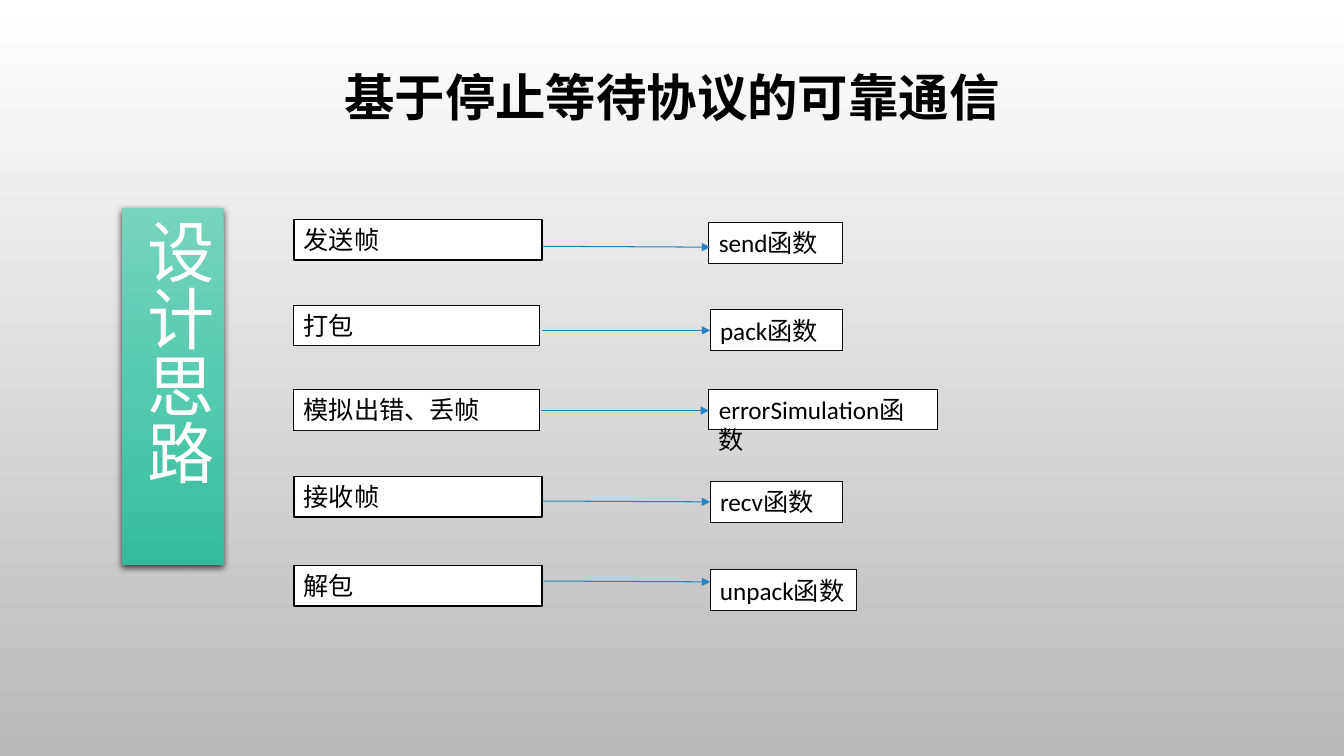
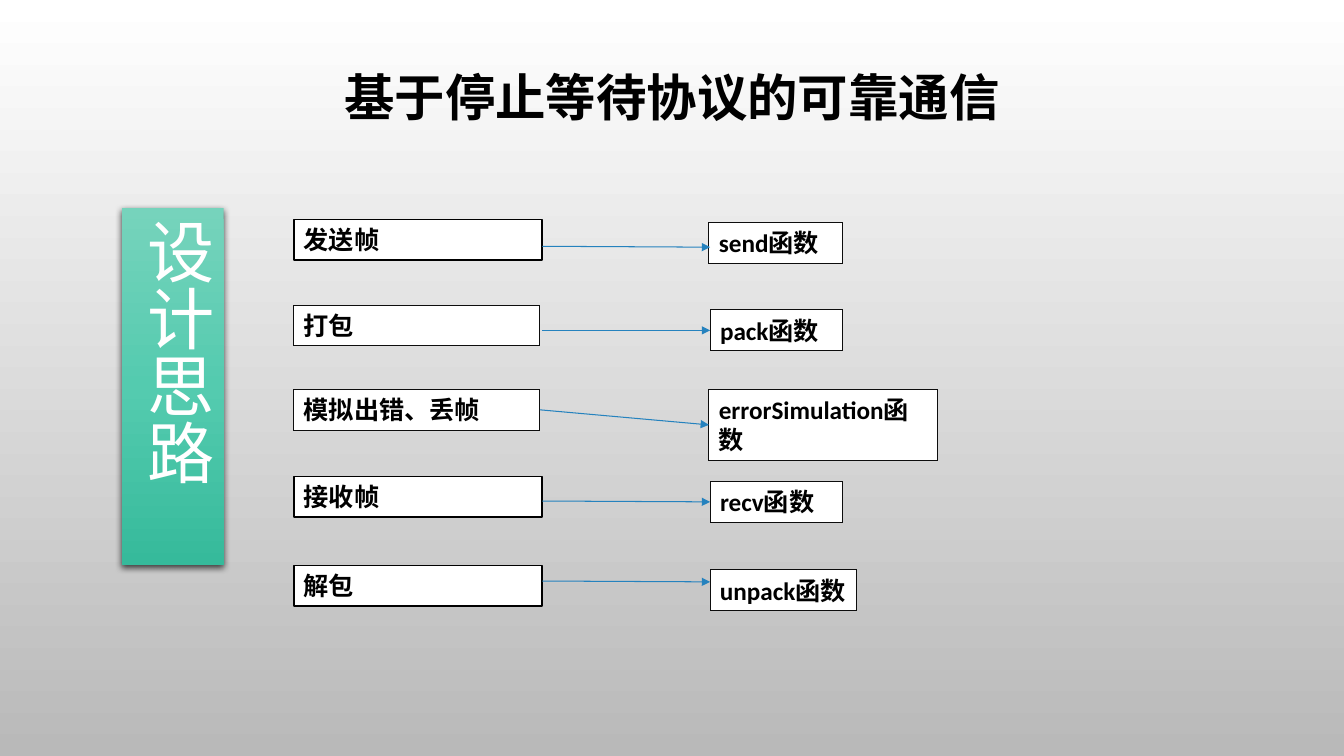
Before and after one commit to Tim-xiaofan/computer_network, a slide deck: slide 14 of python/ppt/ppt-chapter3.pptx. Drawn at 1344x756 pixels with LibreOffice and Linux fonts; fonts in the diff are those of the drawing; background and template pictures are left out. Boxes give left, top, right and bottom in pixels: in the first picture for what was removed or moved away, otherwise in the second. Text is boxed around its words. In the diff, an @@ line names an element or a change of style, - is before the commit and + after.

```diff
--- a/python/ppt/ppt-chapter3.pptx
+++ b/python/ppt/ppt-chapter3.pptx
@@ bold on in 9 elements at bbox=[293, 220, 542, 260], bbox=[709, 223, 842, 263], bbox=[710, 311, 842, 351], bbox=[293, 389, 539, 430], bbox=[293, 477, 542, 517], bbox=[710, 482, 842, 522], bbox=[293, 566, 542, 606], bbox=[710, 570, 857, 610], bbox=[709, 389, 938, 461] @@
@@ rectangle "errorSimulation函数": place and size @@
-rectangle "errorSimulation函数" at bbox=[709, 389, 938, 430]
+rectangle "errorSimulation函数" at bbox=[709, 389, 938, 461]
@@ arrow moved from (541, 410) - (709, 410) to (540, 410) - (709, 425) @@
```
Also in this commit, not shown: 9 other slides changed, 6 slides added, 5 slides removed.
